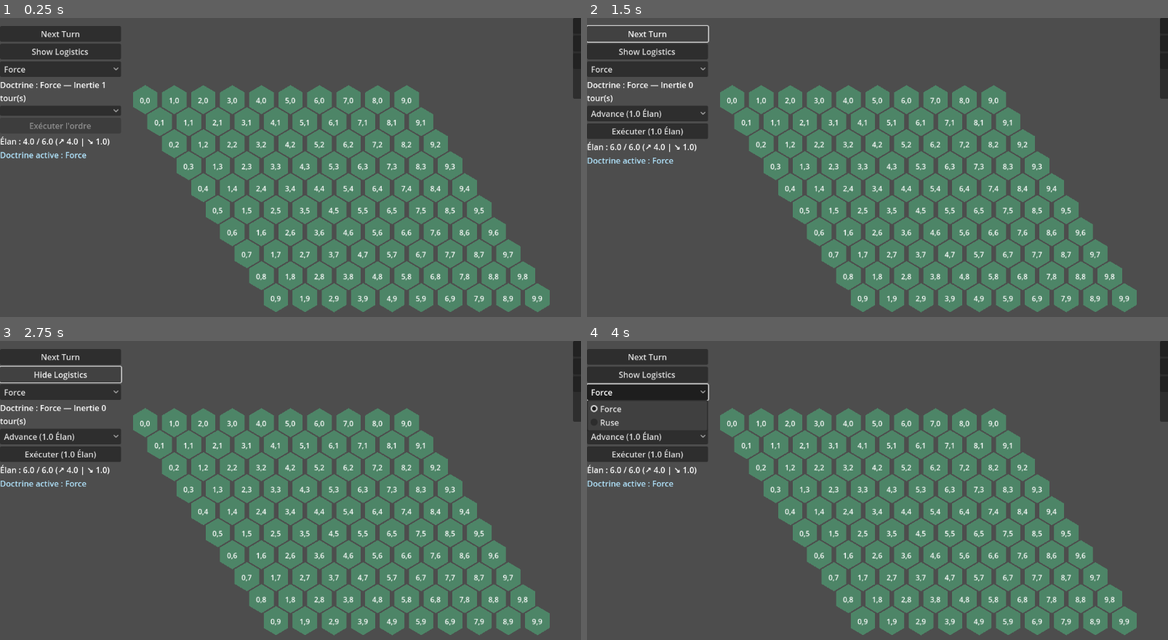
Above: before the commit, frames 1-4 (two rows, left to right).
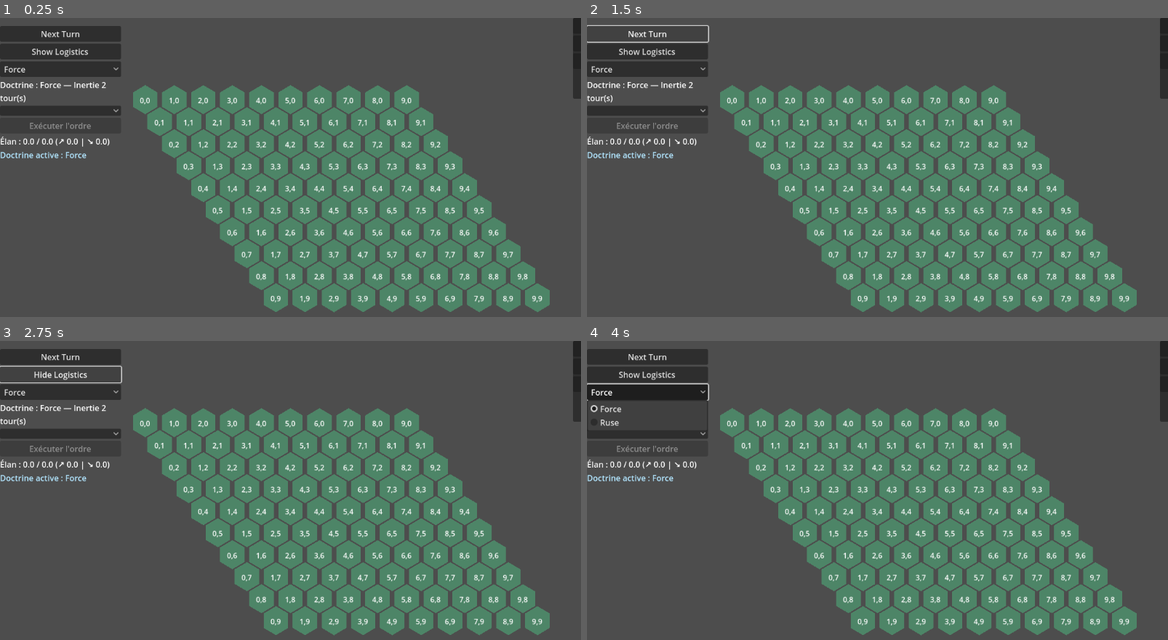
Above: after the commit, the same moments.

Repository: Pierlab/weave-of-war
Game: Godot game, scene res://scenes/main.tscn
Same seed, same stepped clock (60 frames per second), same inputs: the game is played once before the commit and once after it.
Inputs:
- Up to frame 1 (0.25 s): no input
- Up to frame 2 (1.5 s): click "Next Turn" at 0.5 s; click "Next Turn" at 1.25 s
- Up to frame 3 (2.75 s): click "Show Logistics" at 2 s
- Up to frame 4 (4 s): click "Hide Logistics" at 2.75 s; click "Force" at 3.5 s

The runs differ from the first frame. In frame 1, less than 0.1% of the frame differs, in the area x 3-19%, y 21-43%; in frame 2, 1.4%, in the area x 0-21%, y 21-49%; in frame 3, 1.4%; in frame 4, 1.4%.
Error after the commit: Parse Error: Cannot infer the type of "generation_value" variable because the value doesn't have a set type. (res://scripts/systems/elan_system.gd:140)

Commit message:
Fix Élan income typing and HUD audio priming

Diff:
--- a/scripts/systems/elan_system.gd
+++ b/scripts/systems/elan_system.gd
@@ -137,9 +137,9 @@
     var total: float = 0.0
     for entry in unit_entries:
         if entry is Dictionary:
-            var generation: Variant = entry.get("elan_generation", {})
-            if generation is Dictionary:
-                var generation_data: Dictionary = generation
+            var generation_value := entry.get("elan_generation")
+            if generation_value is Dictionary:
+                var generation_data: Dictionary = generation_value as Dictionary
                 total += float(generation_data.get("base", 0))
     return total
 
--- a/scripts/ui/hud_manager.gd
+++ b/scripts/ui/hud_manager.gd
@@ -266,6 +266,8 @@
         generator.mix_rate = 44100
         generator.buffer_length = 0.2
         feedback_player.stream = generator
+    if not feedback_player.playing:
+        feedback_player.play()
     var playback: AudioStreamPlayback = feedback_player.get_stream_playback()
     if playback is AudioStreamGeneratorPlayback:
         playback.clear_buffer()
Not shown, changed: CHANGELOG.md
Not shown, changed: README.md
Not shown, changed: context_snapshot.md
Not shown, changed: context_update.md
Not shown, changed: docs/agents/missions/vertical_slice_p0.md
